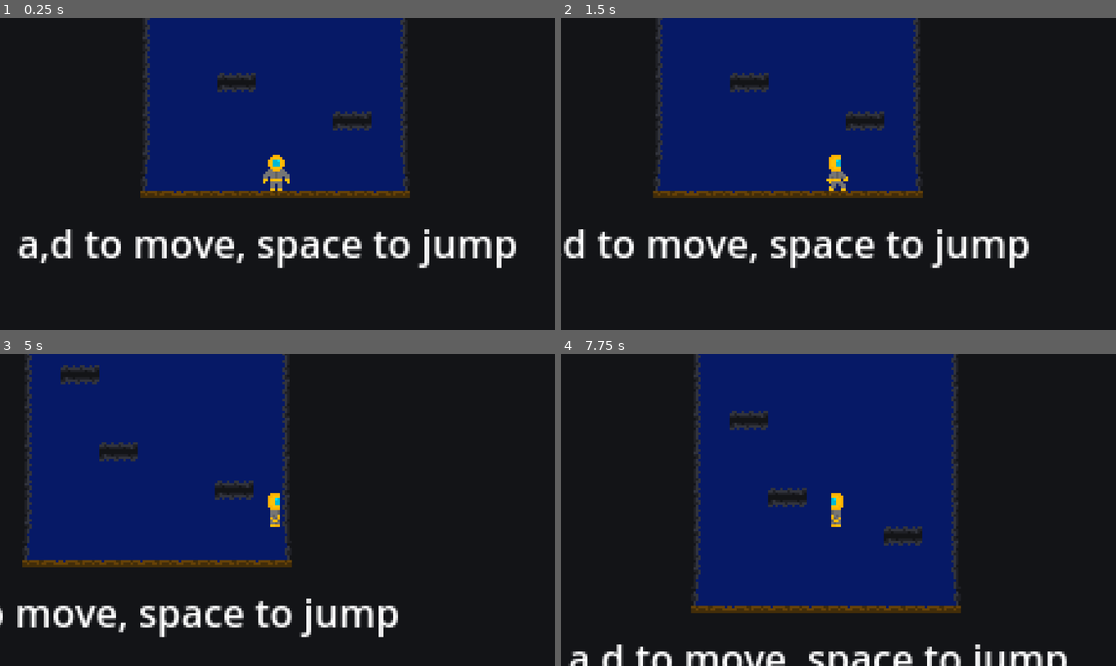
Above: before the commit, frames 1-4 (two rows, left to right).
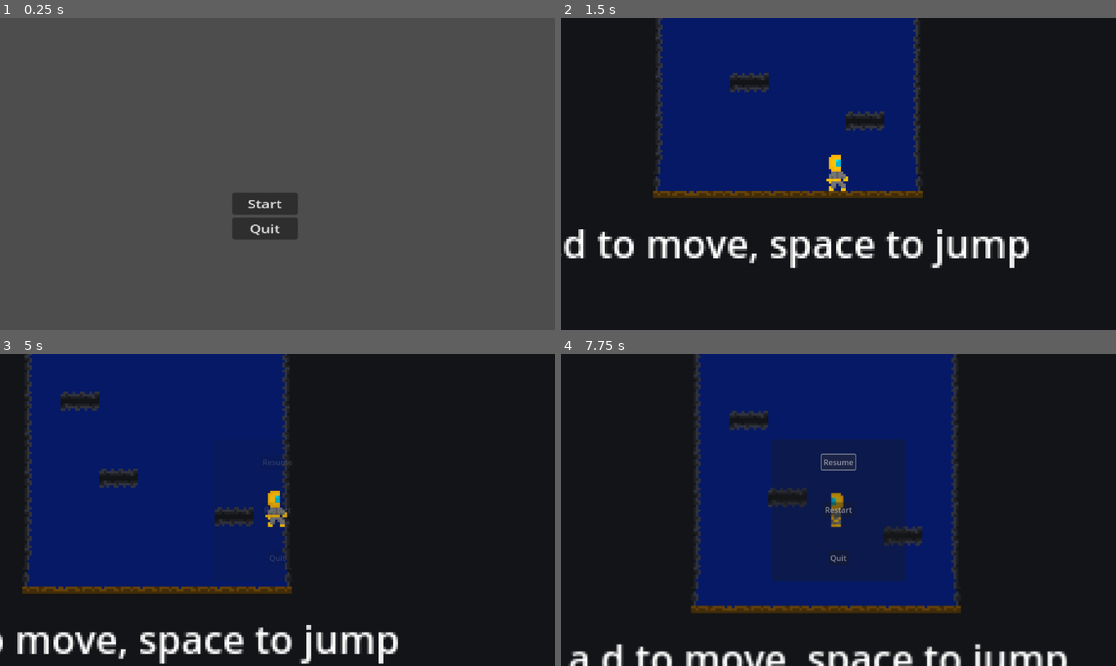
Above: after the commit, the same moments.

Repository: Tkquinn/Rock-Bottom
Game: Godot game, scene res://scenes/main_menu.tscn
Same seed, same stepped clock (60 frames per second), same inputs: the game is played once before the commit and once after it. Before the commit the project starts from res://scenes/game.tscn.
Inputs (mouse positions are in pixels of both pictures, inside the frame that each line leads up to):
- Up to frame 1 (0.25 s): no input
- Up to frame 2 (1.5 s): click (827, 205) at 0.5 s, where only the run after the commit has a clickable "Start"; tap Enter at 1.25 s; hold D (move_right) from 1.28 s (still down)
- Up to frame 3 (5 s): tap Space (jump) at 1.52, 2.27, 3.77, 4.52 s; release D (move_right) at 2.78 s; hold A (move_left) 2.78-3.53 s; hold D (move_right) from 3.53 s (still down); tap Escape (escape, bound only after the commit) at 4.9 s
- Up to frame 4 (7.75 s): release D (move_right) at 5 s; click (838, 463) at 5 s, where only the run after the commit has a clickable "Resume"; tap Space (jump) at 5.75, 6.02, 7.52 s; hold A (move_left) 5.78-6.53 s; hold D (move_right) 6.53-7.28 s; hold A (move_left) from 7.28 s (still down)

The runs differ from the first frame. In frame 1, 99% of the frame differs, in the area x 0-100%, y 0-100%; in frame 2, nothing differs; in frame 3, 14%; in frame 4, 11%.

Commit message:
menu's done

Diff:
--- a/project.godot
+++ b/project.godot
@@ -11,7 +11,7 @@
 [application]
 
 config/name="Rock Bottom"
-run/main_scene="res://scenes/game.tscn"
+run/main_scene="res://scenes/main_menu.tscn"
 config/features=PackedStringArray("4.3", "Forward Plus")
 config/icon="res://icon.svg"
 
@@ -35,6 +35,11 @@
 , Object(InputEventKey,"resource_local_to_scene":false,"resource_name":"","device":-1,"window_id":0,"alt_pressed":false …(186 unchanged characters)…
 ]
 }
+escape={
+"deadzone": 0.5,
+"events": [Object(InputEventKey,"resource_local_to_scene":false,"resource_name":"","device":-1,"window_id":0,"alt_pressed":false,"shift_pressed":false,"ctrl_pressed":false,"meta_pressed":false,"pressed":false,"keycode":0,"physical_keycode":4194305,"key_label":0,"unicode":0,"location":0,"echo":false,"script":null)
+]
+}
 
 [rendering]
 
--- a/scenes/game.tscn
+++ b/scenes/game.tscn
@@ -1,7 +1,8 @@
-[gd_scene load_steps=5 format=3 uid="uid://ce86fhk2txoi8"]
+[gd_scene load_steps=6 format=3 uid="uid://ce86fhk2txoi8"]
 
 [ext_resource type="PackedScene" uid="uid://c8we0abhruibd" path="res://scenes/player.tscn" id="1_euc0b"]
 [ext_resource type="Texture2D" uid="uid://k6426w5bwq4g" path="res://assets/border and fill lvl 1.png" id="2_xfatf"]
+[ext_resource type="PackedScene" uid="uid://gmlrwib0u5tf" path="res://scenes/pause_menu.tscn" id="3_cq86n"]
 
 [sub_resource type="TileSetAtlasSource" id="TileSetAtlasSource_6wvwq"]
 texture = ExtResource("2_xfatf")
@@ -40,3 +41,7 @@
 offset_right = 111.0
 offset_bottom = 70.0
 text = "a,d to move, space to jump"
+
+[node name="CanvasLayer" type="CanvasLayer" parent="."]
+
+[node name="pause_menu" parent="CanvasLayer" instance=ExtResource("3_cq86n")]
--- /dev/null
+++ b/scenes/main_menu.tscn
@@ -0,0 +1,36 @@
+[gd_scene load_steps=2 format=3 uid="uid://bqadygylib7xb"]
+
+[ext_resource type="Script" path="res://scripts/main_menu.gd" id="1_apjgt"]
+
+[node name="Main Menu" type="Control"]
+layout_mode = 3
+anchors_preset = 15
+anchor_right = 1.0
+anchor_bottom = 1.0
+offset_top = 2.0
+offset_bottom = 2.0
+grow_horizontal = 2
+grow_vertical = 2
+script = ExtResource("1_apjgt")
+
+[node name="VBoxContainer" type="VBoxContainer" parent="."]
+layout_mode = 1
+anchors_preset = -1
+anchor_left = 0.418403
+anchor_top = 0.557099
+anchor_right = 0.481771
+anchor_bottom = 0.712963
+grow_horizontal = 2
+grow_vertical = 2
+scale = Vector2(1.89159, 1.47045)
+
+[node name="Start Button" type="Button" parent="VBoxContainer"]
+layout_mode = 2
+text = "Start"
+
+[node name="Quit Button" type="Button" parent="VBoxContainer"]
+layout_mode = 2
+text = "Quit"
+
+[connection signal="pressed" from="VBoxContainer/Start Button" to="." method="_on_start_button_pressed"]
+[connection signal="pressed" from="VBoxContainer/Quit Button" to="." method="_on_quit_button_pressed"]
--- /dev/null
+++ b/scenes/pause_menu.gd
@@ -0,0 +1,36 @@
+extends Control
+
+func _ready():
+	$AnimationPlayer.play("RESET")
+
+func resume():
+	get_tree().paused = false
+	$AnimationPlayer.play_backwards("blur")
+
+func pause():
+	get_tree().paused = true
+	$AnimationPlayer.play("blur")
+
+func testEsc():
+	if Input.is_action_just_pressed("escape") and get_tree().paused == false:
+		pause()
+	elif Input.is_action_just_pressed("escape") and get_tree().paused == true:
+		resume()
+
+
+func _on_resume_pressed() -> void:
+	resume()
+
+
+func _on_restart_pressed() -> void:
+	resume()
+	get_tree().reload_current_scene()
+
+
+func _on_quit_pressed() -> void:
+	#get_tree().change_scene_to_file("res://scenes/main_menu.tscn")
+	#get_tree().reload_current_scene()
+	get_tree().quit()
+
+func _process(delta: float) -> void:
+	testEsc()
--- /dev/null
+++ b/scenes/pause_menu.gdshader
@@ -0,0 +1,14 @@
+shader_type canvas_item;
+uniform sampler2D SCREEN_TEXtURE: hint_screen_texture, filter_linear_mipmap;
+
+uniform float lod: hint_range(0.0, 5) = 0.0;
+
+void fragment() {
+	vec4 color = texture(SCREEN_TEXtURE, SCREEN_UV, lod);
+	COLOR = color;
+}
+
+//void light() {
+	// Called for every pixel for every light affecting the CanvasItem.
+	// Uncomment to replace the default light processing function with this one.
+//}
--- /dev/null
+++ b/scenes/pause_menu.tscn
@@ -0,0 +1,133 @@
+[gd_scene load_steps=7 format=3 uid="uid://gmlrwib0u5tf"]
+
+[ext_resource type="Script" path="res://scenes/pause_menu.gd" id="1_h86r0"]
+[ext_resource type="Shader" path="res://scenes/pause_menu.gdshader" id="2_w84aa"]
+
+[sub_resource type="ShaderMaterial" id="ShaderMaterial_xroeg"]
+shader = ExtResource("2_w84aa")
+shader_parameter/lod = 0.0
+
+[sub_resource type="Animation" id="Animation_eep8y"]
+resource_name = "blur"
+length = 0.3
+tracks/0/type = "value"
+tracks/0/imported = false
+tracks/0/enabled = true
+tracks/0/path = NodePath("ColorRect:material:shader_parameter/lod")
+tracks/0/interp = 1
+tracks/0/loop_wrap = true
+tracks/0/keys = {
+"times": PackedFloat32Array(0, 0.3),
+"transitions": PackedFloat32Array(1, 1),
+"update": 0,
+"values": [0.0, 0.8]
+}
+tracks/1/type = "value"
+tracks/1/imported = false
+tracks/1/enabled = true
+tracks/1/path = NodePath("PanelContainer:modulate")
+tracks/1/interp = 1
+tracks/1/loop_wrap = true
+tracks/1/keys = {
+"times": PackedFloat32Array(0, 0.3),
+"transitions": PackedFloat32Array(1, 1),
+"update": 0,
+"values": [Color(1, 1, 1, 0), Color(1, 1, 1, 1)]
+}
+
+[sub_resource type="Animation" id="Animation_olkx0"]
+length = 0.001
+tracks/0/type = "value"
+tracks/0/imported = false
+tracks/0/enabled = true
+tracks/0/path = NodePath("ColorRect:material:shader_parameter/lod")
+tracks/0/interp = 1
+tracks/0/loop_wrap = true
+tracks/0/keys = {
+"times": PackedFloat32Array(0),
+"transitions": PackedFloat32Array(1),
+"update": 0,
+"values": [0.0]
+}
+tracks/1/type = "value"
+tracks/1/imported = false
+tracks/1/enabled = true
+tracks/1/path = NodePath("PanelContainer:modulate")
+tracks/1/interp = 1
+tracks/1/loop_wrap = true
+tracks/1/keys = {
+"times": PackedFloat32Array(0),
+"transitions": PackedFloat32Array(1),
+"update": 0,
+"values": [Color(1, 1, 1, 0)]
+}
+
+[sub_resource type="AnimationLibrary" id="AnimationLibrary_ei03g"]
+_data = {
+"RESET": SubResource("Animation_olkx0"),
+"blur": SubResource("Animation_eep8y")
+}
+
+[node name="pause_menu" type="Control"]
+process_mode = 3
+layout_mode = 3
+anchors_preset = 15
+anchor_right = 1.0
+anchor_bottom = 1.0
+grow_horizontal = 2
+grow_vertical = 2
+script = ExtResource("1_h86r0")
+
+[node name="ColorRect" type="ColorRect" parent="."]
+material = SubResource("ShaderMaterial_xroeg")
+layout_mode = 1
+anchors_preset = 15
+anchor_right = 1.0
+anchor_bottom = 1.0
+grow_horizontal = 2
+grow_vertical = 2
+
+[node name="PanelContainer" type="PanelContainer" parent="."]
+modulate = Color(1, 1, 1, 0)
+layout_mode = 1
+anchors_preset = 8
+anchor_left = 0.5
+anchor_top = 0.5
+anchor_right = 0.5
+anchor_bottom = 0.5
+offset_left = -138.5
+offset_top = -147.5
+offset_right = 138.5
+offset_bottom = 147.5
+grow_horizontal = 2
+grow_vertical = 2
+
+[node name="VBoxContainer" type="VBoxContainer" parent="PanelContainer"]
+layout_mode = 2
+
+[node name="Resume" type="Button" parent="PanelContainer/VBoxContainer"]
+layout_mode = 2
+size_flags_horizontal = 4
+size_flags_vertical = 6
+text = "Resume"
+
+[node name="Restart" type="Button" parent="PanelContainer/VBoxContainer"]
+layout_mode = 2
+size_flags_horizontal = 4
+size_flags_vertical = 6
+text = "Restart"
+
+[node name="Quit" type="Button" parent="PanelContainer/VBoxContainer"]
+layout_mode = 2
+size_flags_horizontal = 4
+size_flags_vertical = 6
+text = "Quit"
+
+[node name="AnimationPlayer" type="AnimationPlayer" parent="."]
+libraries = {
+"": SubResource("AnimationLibrary_ei03g")
+}
+
+[connection signal="pressed" from="PanelContainer/VBoxContainer/Resume" to="." method="_on_resume_pressed"]
+[connection signal="pressed" from="PanelContainer/VBoxContainer/Restart" to="." method="_on_restart_pressed"]
+[connection signal="pressed" from="PanelContainer/VBoxContainer/Quit" to="." method="_on_quit_pressed"]
--- /dev/null
+++ b/scripts/main_menu.gd
@@ -0,0 +1,19 @@
+extends Control
+
+
+# Called when the node enters the scene tree for the first time.
+func _ready() -> void:
+	pass # Replace with function body.
+
+
+# Called every frame. 'delta' is the elapsed time since the previous frame.
+func _process(delta: float) -> void:
+	pass
+
+
+func _on_start_button_pressed() -> void:
+	get_tree().change_scene_to_file("res://scenes/game.tscn")
+
+
+func _on_quit_button_pressed() -> void:
+	get_tree().quit()
